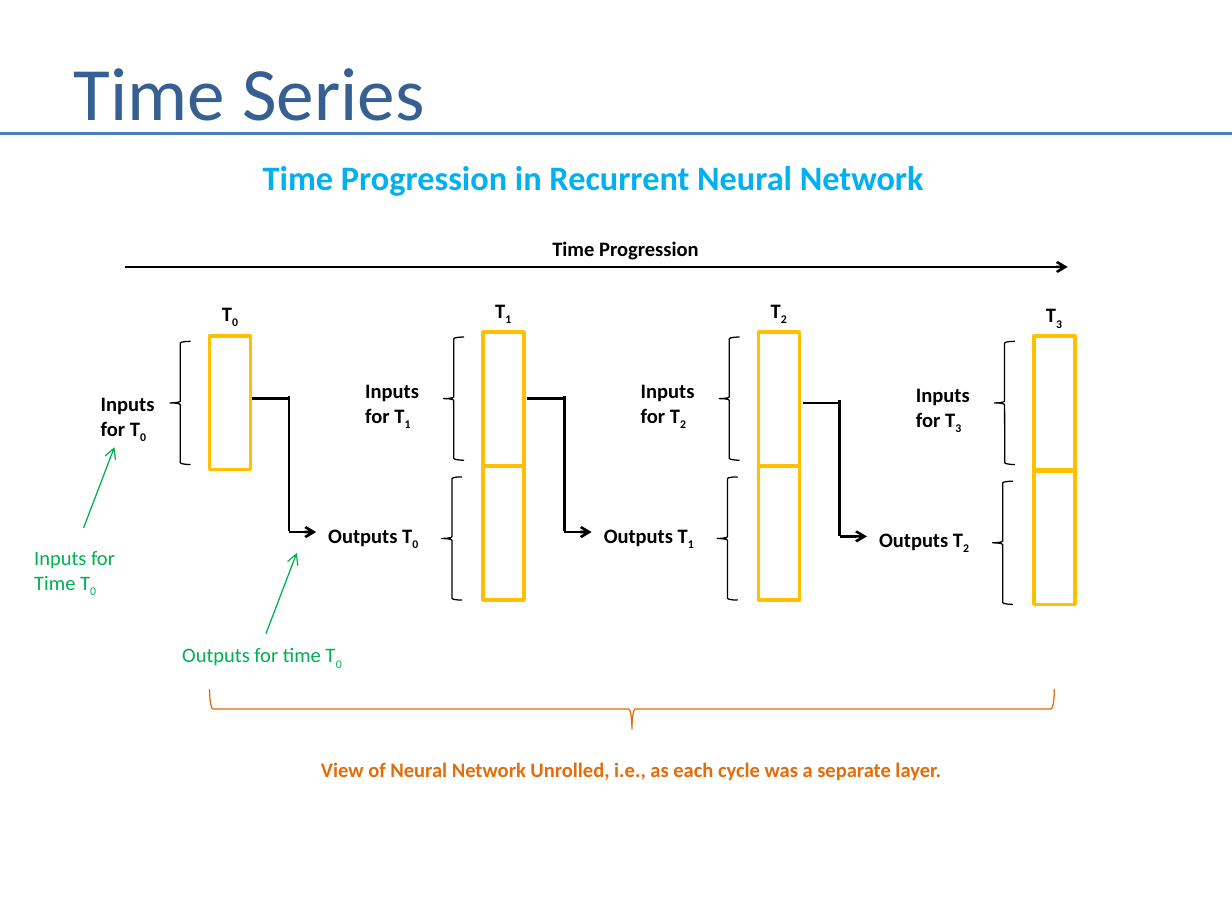
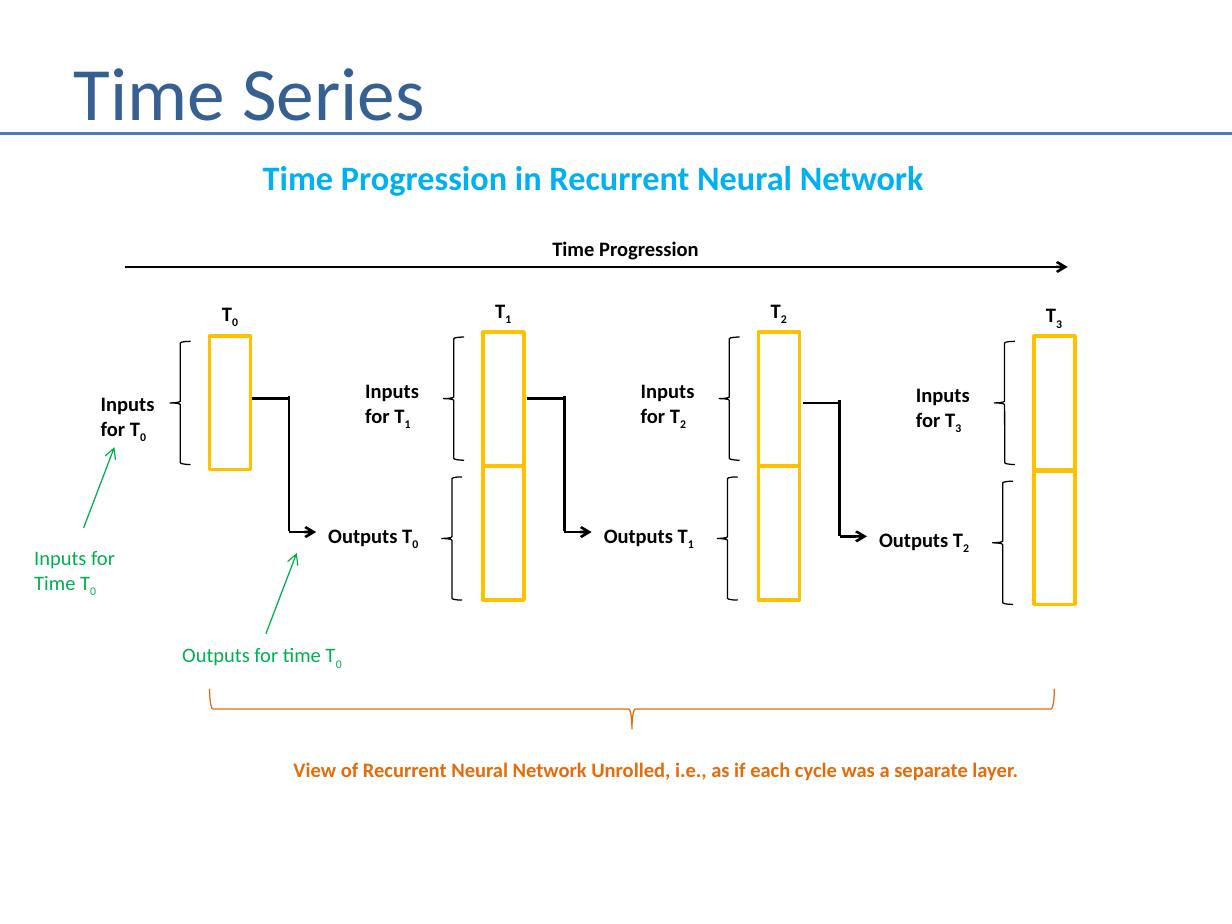
Before and after one commit to andrewferlitsch/Portland-Data-Science-Group, a slide deck: slide 4 of Presentations/ML Recurrent Neural Networks.pptx. Drawn at 1232x924 pixels with LibreOffice and Linux fonts; fonts in the diff are those of the drawing. Boxes give left, top, right and bottom in pixels: in the first picture for what was removed or moved away, otherwise in the second. Text is boxed around its words. In the diff, an @@ line names an element or a change of style, - is before the commit and + after.

Commit message:
fix typo

```diff
--- a/Presentations/ML Recurrent Neural Networks.pptx
+++ b/Presentations/ML Recurrent Neural Networks.pptx
@@ text at <box>293,762,1018,781</box>: text changed @@
-View of Neural Network Unrolled, i.e., as each cycle was a separate layer.
+View of Recurrent Neural Network Unrolled, i.e., as if each cycle was a separate layer.
```
Also in this commit, not shown: 1 other slide changed.
